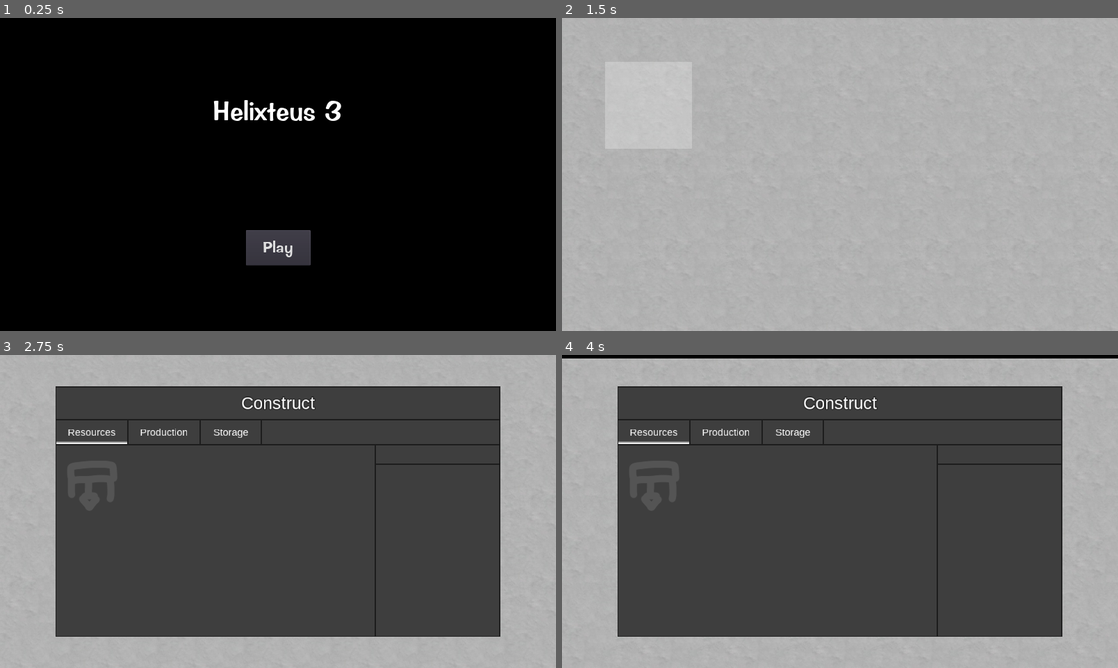
Above: before the commit, frames 1-4 (two rows, left to right).
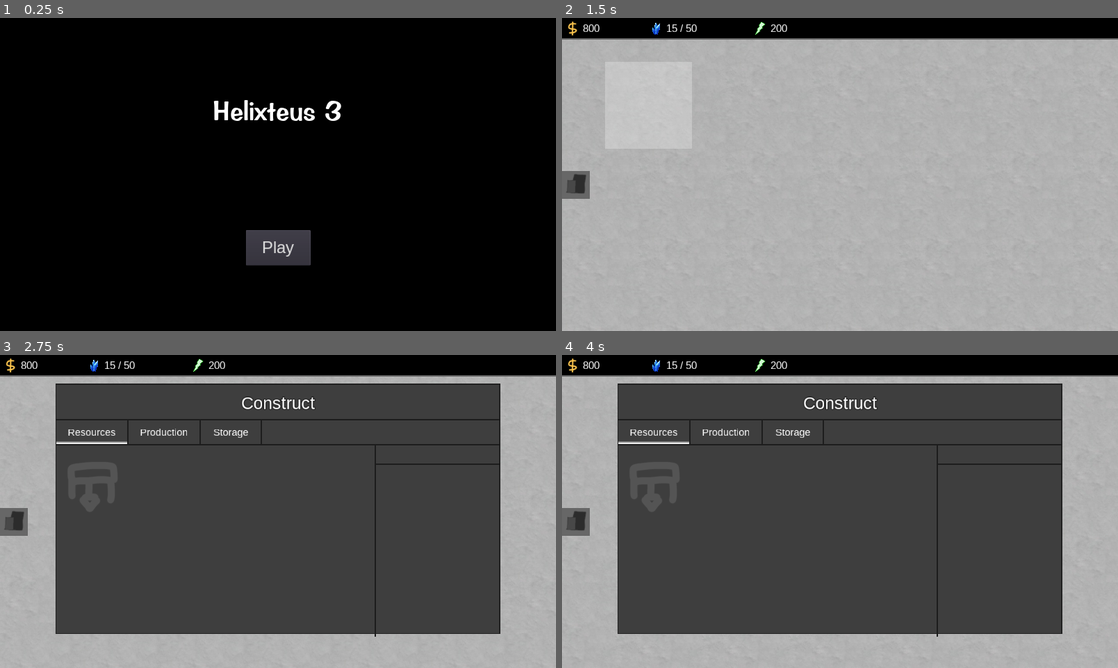
Above: after the commit, the same moments.

Repository: Apple0726/helixteus-3
Game: Godot game, scene res://Scenes/Game.tscn
Two runs of this game, one before a commit and one after it. Both use one fixed random seed, a clock stepped at 60 frames per second and the inputs below.
Inputs (mouse positions are in pixels of both pictures, inside the frame that each line leads up to):
- Up to frame 1 (0.25 s): no input
- Up to frame 2 (1.5 s): click "Play" at 0.5 s; click (650, 105) at 1.27 s
- Up to frame 3 (2.75 s): tap Enter at 2 s; move the mouse to (400, 495) at 2.02 s; press the mouse at (400, 495) at 2.03 s; hold D (ui_right) from 2.03 s (still down); tap C (construct) at 2.1 s
- Up to frame 4 (4 s): release D (ui_right) at 2.75 s; release the mouse at (962, 495) at 2.75 s; tap Space at 2.75 s; drag from (728, 527) to (812, 574) at 2.77 s; tap Enter at 3.5 s; move the mouse to (895, 442) at 3.52 s; hold D (ui_right) from 3.53 s (still down); right-click (895, 442) at 3.6 s; click (895, 442) at 3.67 s; tap C (construct) at 3.8 s

The runs differ from the first frame. In frame 1, 0.1% of the frame differs, in the area x 47-53%, y 71-77%; in frame 2, 7.3%; in frame 3, 9.2%, in the area x 0-100%, y 0-90%; in frame 4, 8.1%.

Commit message:
Construction code

Diff:
--- a/Scenes/ConstructPanel.tscn
+++ b/Scenes/ConstructPanel.tscn
@@ -90,10 +90,12 @@
 anims/FadeIn = SubResource( 3 )
 
 [node name="Background" type="Panel" parent="."]
-margin_right = 1280.0
-margin_bottom = 720.0
+margin_top = -8.0
+margin_right = 1280.0
+margin_bottom = 712.0
 custom_styles/panel = SubResource( 4 )
 __meta__ = {
+"_edit_lock_": true,
 "_edit_use_anchors_": false
 }
 
@@ -268,13 +270,15 @@
 margin_bottom = 40.0
 
 [node name="Sprite" parent="ResourcesBuildings/MineralExtractor" instance=ExtResource( 4 )]
+position = Vector2( 104, 272 )
 
 [node name="MEButton" parent="ResourcesBuildings/MineralExtractor" instance=ExtResource( 2 )]
-margin_left = 102.751
-margin_top = 268.564
-margin_right = 102.751
-margin_bottom = 268.564
-rect_scale = Vector2( 5, 5 )
+margin_left = 104.0
+margin_top = 272.0
+margin_right = 104.0
+margin_bottom = 272.0
+rect_scale = Vector2( 5.05, 5 )
+double_click_enabled = true
 strength = 0.05
 fade_duration = 0.05
 
@@ -387,6 +391,7 @@
 [node name="Energy" type="Sprite" parent="BuildingInformation"]
 visible = false
 position = Vector2( 957.247, 332.197 )
+scale = Vector2( 0.125, 0.125 )
 texture = ExtResource( 5 )
 
 [node name="Time" type="Sprite" parent="BuildingInformation"]
@@ -404,3 +409,4 @@
 [connection signal="button_pressed" from="Buttons/ProductionButton" to="." method="_on_ProductionButton_button_pressed"]
 [connection signal="button_pressed" from="Buttons/StorageButton" to="." method="_on_StorageButton_button_pressed"]
 [connection signal="button_pressed" from="ResourcesBuildings/MineralExtractor/MEButton" to="." method="_on_MEButton_button_pressed"]
+[connection signal="double_click" from="ResourcesBuildings/MineralExtractor/MEButton" to="." method="_on_MEButton_double_click"]
--- /dev/null
+++ b/Scenes/HUD.tscn
@@ -0,0 +1,80 @@
+[gd_scene load_steps=8 format=2]
+
+[ext_resource path="res://Arimo-Regular.ttf" type="DynamicFontData" id=1]
+[ext_resource path="res://Icons/Money.png" type="Texture" id=2]
+[ext_resource path="res://Icons/Energy.png" type="Texture" id=3]
+[ext_resource path="res://Icons/Minerals.png" type="Texture" id=4]
+
+[sub_resource type="DynamicFont" id=1]
+size = 25
+use_filter = true
+font_data = ExtResource( 1 )
+
+[sub_resource type="Theme" id=2]
+default_font = SubResource( 1 )
+
+[sub_resource type="StyleBoxFlat" id=3]
+bg_color = Color( 0, 0, 0, 1 )
+border_width_bottom = 3
+border_color = Color( 0.384314, 0.384314, 0.384314, 1 )
+
+[node name="HUD" type="Control"]
+anchor_right = 1.0
+anchor_bottom = 1.0
+__meta__ = {
+"_edit_lock_": true,
+"_edit_use_anchors_": false
+}
+
+[node name="ColorRect" type="Panel" parent="."]
+margin_right = 1280.0
+margin_bottom = 50.0
+theme = SubResource( 2 )
+custom_styles/panel = SubResource( 3 )
+__meta__ = {
+"_edit_use_anchors_": false
+}
+
+[node name="Minerals" type="Sprite" parent="ColorRect"]
+position = Vector2( 216, 24 )
+scale = Vector2( 0.125, 0.125 )
+texture = ExtResource( 4 )
+
+[node name="Money" type="Sprite" parent="ColorRect"]
+position = Vector2( 24, 24 )
+texture = ExtResource( 2 )
+
+[node name="Energy" type="Sprite" parent="ColorRect"]
+position = Vector2( 456, 24 )
+scale = Vector2( 0.125, 0.125 )
+texture = ExtResource( 3 )
+
+[node name="MoneyText" type="Label" parent="ColorRect"]
+margin_left = 48.0
+margin_right = 136.0
+margin_bottom = 48.0
+text = "100"
+valign = 1
+__meta__ = {
+"_edit_use_anchors_": false
+}
+
+[node name="MineralsText" type="Label" parent="ColorRect"]
+margin_left = 240.0
+margin_right = 328.0
+margin_bottom = 48.0
+text = "100/100"
+valign = 1
+__meta__ = {
+"_edit_use_anchors_": false
+}
+
+[node name="EnergyText" type="Label" parent="ColorRect"]
+margin_left = 480.0
+margin_right = 568.0
+margin_bottom = 48.0
+text = "100"
+valign = 1
+__meta__ = {
+"_edit_use_anchors_": false
+}
--- a/Scenes/MineralExtractor.tscn
+++ b/Scenes/MineralExtractor.tscn
@@ -3,5 +3,4 @@
 [ext_resource path="res://Buildings/Mineral extractor.png" type="Texture" id=1]
 
 [node name="Sprite" type="Sprite"]
-position = Vector2( 102.751, 268.564 )
 texture = ExtResource( 1 )
--- /dev/null
+++ b/Scenes/PlanetHUD.tscn
@@ -0,0 +1,62 @@
+[gd_scene load_steps=9 format=2]
+
+[ext_resource path="res://Icons/BuildButton.png" type="Texture" id=1]
+[ext_resource path="res://Scripts/PlanetHUD.gd" type="Script" id=2]
+[ext_resource path="res://Arimo-Regular.ttf" type="DynamicFontData" id=3]
+
+[sub_resource type="DynamicFont" id=1]
+size = 21
+use_filter = true
+font_data = ExtResource( 3 )
+
+[sub_resource type="Theme" id=2]
+default_font = SubResource( 1 )
+
+[sub_resource type="InputEventAction" id=3]
+action = "construct"
+
+[sub_resource type="ShortCut" id=4]
+shortcut = SubResource( 3 )
+
+[sub_resource type="StyleBoxFlat" id=5]
+bg_color = Color( 0, 0, 0, 1 )
+border_width_left = 3
+border_width_top = 3
+border_width_right = 3
+border_color = Color( 0.384314, 0.384314, 0.384314, 1 )
+
+[node name="PlanetHUD" type="Control"]
+anchor_right = 1.0
+anchor_bottom = 1.0
+theme = SubResource( 2 )
+script = ExtResource( 2 )
+__meta__ = {
+"_edit_use_anchors_": false
+}
+
+[node name="TextureButton" type="TextureButton" parent="."]
+margin_top = 352.0
+margin_right = 40.0
+margin_bottom = 392.0
+hint_tooltip = "Construct (C)"
+shortcut_in_tooltip = false
+shortcut = SubResource( 4 )
+texture_normal = ExtResource( 1 )
+__meta__ = {
+"_edit_use_anchors_": false
+}
+
+[node name="MoreInfo" type="Label" parent="."]
+visible = false
+margin_left = 256.0
+margin_top = 688.0
+margin_right = 1024.0
+margin_bottom = 720.0
+custom_styles/normal = SubResource( 5 )
+text = "Press Esc to finish constructing"
+align = 1
+valign = 1
+__meta__ = {
+"_edit_use_anchors_": false
+}
+[connection signal="pressed" from="TextureButton" to="." method="_on_TextureButton_pressed"]
--- a/Scenes/Tile.tscn
+++ b/Scenes/Tile.tscn
@@ -13,4 +13,6 @@
 [node name="Button" parent="." instance=ExtResource( 3 )]
 rect_scale = Vector2( 5, 5 )
 strength = 0.25
-fade_duration = 0.1
+[connection signal="button_out" from="Button" to="." method="_on_Button_button_out"]
+[connection signal="button_over" from="Button" to="." method="_on_Button_button_over"]
+[connection signal="button_pressed" from="Button" to="." method="_on_Button_button_pressed"]
--- a/Scenes/Title.tscn
+++ b/Scenes/Title.tscn
@@ -1,11 +1,13 @@
-[gd_scene load_steps=5 format=2]
+[gd_scene load_steps=6 format=2]
 
 [ext_resource path="res://Impress.ttf" type="DynamicFontData" id=1]
 [ext_resource path="res://Scripts/Title.gd" type="Script" id=2]
+[ext_resource path="res://Arimo-Regular.ttf" type="DynamicFontData" id=3]
 
 [sub_resource type="DynamicFont" id=1]
 size = 39
-font_data = ExtResource( 1 )
+use_filter = true
+font_data = ExtResource( 3 )
 
 [sub_resource type="DynamicFont" id=2]
 size = 63
--- a/Scripts/Button.gd
+++ b/Scripts/Button.gd
@@ -1,6 +1,11 @@
 extends Control
 
 signal button_pressed
+signal double_click
+signal button_over
+signal button_out
+var is_button_over = false
+export var double_click_enabled = false
 export var strength = 0.1
 export var fade_duration = 0.1
 
@@ -25,11 +30,20 @@
 	fade_in.length = fade_duration
 	$AnimationPlayer.add_animation("FadeIn", fade_in)
 
+func _input(event):
+	if event is InputEventMouseButton:
+		if double_click_enabled and is_button_over and event.doubleclick:
+			emit_signal("double_click")
+
 func _on_TextureButton_mouse_entered():
+	is_button_over = true
+	emit_signal("button_over")
 	$AnimationPlayer.play("FadeIn")
 
 
 func _on_TextureButton_mouse_exited():
+	is_button_over = false
+	emit_signal("button_out")
 	$AnimationPlayer.play_backwards("FadeIn")
 
 
--- a/Scripts/ConstructPanel.gd
+++ b/Scripts/ConstructPanel.gd
@@ -1,13 +1,15 @@
 extends Control
-signal panel_ready
+
+signal construct_building_signal
 
 var mouse_in_panel = true
 var tab = "Resources"
 
 func _input(event):
-	#If panel is right clicked, remove panel
-	if mouse_in_panel and event is InputEventMouseButton and event.is_action_released("right_click"):
-		remove_panel()
+	if event is InputEventMouseButton:
+		#If panel is right clicked, remove panel
+		if mouse_in_panel and event.is_action_released("right_click"):
+			remove_panel()
 
 func remove_panel():
 	#Only remove if the panel is actually there
@@ -63,6 +65,8 @@
 	$BuildingInformation/MoneyText.text = "100"
 	$BuildingInformation/EnergyText.text = "50"
 	$BuildingInformation/TimeText.text = "0:20"
+	if not is_connected("construct_building_signal", self.get_parent(), "construct_building"):
+		connect("construct_building_signal", self.get_parent(), "construct_building", ["ME"])
 	toggle_icons(true)
 
 #Make money/energy/etc. icons (in)visible
@@ -70,3 +74,8 @@
 	$BuildingInformation/Energy.visible = vis
 	$BuildingInformation/Time.visible = vis
 	$BuildingInformation/Money.visible = vis
+
+
+func _on_MEButton_double_click():
+	remove_panel()
+	emit_signal("construct_building_signal")
--- a/Scripts/Game.gd
+++ b/Scripts/Game.gd
@@ -1,31 +1,68 @@
 extends Node2D
 
-onready var planet_tiles_scene = preload("res://Scenes/Planet.tscn")
+onready var planet_scene = preload("res://Scenes/Planet.tscn")
 onready var construct_panel_scene = preload("res://Scenes/ConstructPanel.tscn")
+onready var HUD_scene = preload("res://Scenes/HUD.tscn")
+onready var planet_HUD_scene = preload("res://Scenes/PlanetHUD.tscn")
 onready var construct_panel:Control = construct_panel_scene.instance()
+var planet
+var HUD
+var planet_HUD
+var money = 800
+var minerals = 15
+var minerals_capacity = 50
+var energy = 200
 
 func _ready():
 	construct_panel.name = "construct_panel"
 	construct_panel.rect_scale = Vector2(0.8, 0.8)
 
+#Executed once a building has been double clicked in the construction panel
+func construct_building(bldg_type):
+	var more_info:Label = $planet_HUD/MoreInfo
+	var font = planet_HUD.get_font("font")
+	font.get_string_size(more_info.text)
+	more_info.rect_size.x = font.get_string_size(more_info.text).x + 15
+	more_info.rect_position.x = (1280 - more_info.rect_size.x) / 2.0
+	more_info.visible = true
+	set_constructing(bldg_type)
+
+func set_constructing(bldg_type):
+	for tile in planet.tiles:
+		tile.constructing = bldg_type
 
 func _load_game():
 	#Loads planet scene
 	self.remove_child($Title)
-	var planet_tiles = planet_tiles_scene.instance()
-	self.add_child(planet_tiles)
+	planet = planet_scene.instance()
+	HUD = HUD_scene.instance()
+	planet_HUD = planet_HUD_scene.instance()
+	self.add_child(planet)
+	self.add_child(HUD)
+	self.add_child(planet_HUD)
+	planet_HUD.name = "planet_HUD"
+	$HUD/ColorRect/MoneyText.text = String(money)
+	$HUD/ColorRect/MineralsText.text = String(minerals) + " / " + String(minerals_capacity)
+	$HUD/ColorRect/EnergyText.text = String(energy)
 	self.add_child(construct_panel)
 	construct_panel.visible = false
 
 func _input(event):
 	#Open construction panel when C is pressed
-	if Input.is_action_just_released("construct"):
-		if not get_node("construct_panel").visible:
-			add_construct_panel()
-		else:
-			remove_construct_panel()
+#	if Input.is_action_just_released("construct"):
+#		if not get_node("construct_panel").visible:
+#			add_construct_panel()
+#		else:
+#			remove_construct_panel()
+
+	#Press F11 to toggle fullscreen
 	if Input.is_action_just_released("fullscreen"):
 		OS.window_fullscreen = not OS.window_fullscreen
+
+	#Press esc to cancel building
+	if Input.is_action_just_released("cancel"):
+		set_constructing("")
+		$planet_HUD/MoreInfo.visible = false
 
 func add_construct_panel():
 	construct_panel.visible = true
--- a/Scripts/Planet.gd
+++ b/Scripts/Planet.gd
@@ -1,6 +1,6 @@
 extends KinematicBody2D
-onready var tile = preload("res://Scenes/Tile.tscn")
-
+onready var tile_scene = preload("res://Scenes/Tile.tscn")
+var tiles:Array = []
 
 #Variables for smoothly moving the tiles
 var acceleration = 90
@@ -14,10 +14,11 @@
 	var wid = 20
 	#Tile generation
 	for i in range(0, pow(wid, 2)):
-		var tileMC = tile.instance()
-		tileMC.position = Vector2((i % wid) * 200, floor(i / wid) * 200)
-		self.add_child(tileMC)
-		tileMC.tile_ID = i
+		var tile = tile_scene.instance()
+		tile.position = Vector2((i % wid) * 200, floor(i / wid) * 200)
+		self.add_child(tile)
+		tile.tile_ID = i
+		tiles.append(tile)
 
 
 #Variables for zooming smoothly
@@ -50,9 +51,13 @@
 		zooming = ""
 		progress = 0
 
-#Executed once the receives any kind of input
+#Dragging variables
+var dragged = false
+var drag_position = Vector2.ZERO
 var drag_initial_position = Vector2.ZERO
 var drag_delta = Vector2.ZERO
+
+#Executed once the receives any kind of input
 func _input(event):
 	#if the input is from the mouse
 	if event is InputEventMouse:
@@ -64,11 +69,13 @@
 			progress = 0
 		if Input.is_action_just_pressed("left_click"):
 			drag_initial_position = event.position
-			print("mouse")
+			drag_position = event.position
 		if Input.is_action_pressed("left_click"):
-			drag_delta = event.position - drag_initial_position
+			drag_delta = event.position - drag_position
+			if (event.position - drag_initial_position).length() > 2:
+				dragged = true
 			move_and_collide(drag_delta)
-			drag_initial_position = event.position
+			drag_position = event.position
 		mouse_position = event.position
 
 #Zooming code
--- /dev/null
+++ b/Scripts/PlanetHUD.gd
@@ -0,0 +1,23 @@
+extends Control
+
+
+# Declare member variables here. Examples:
+# var a = 2
+# var b = "text"
+
+
+# Called when the node enters the scene tree for the first time.
+func _ready():
+	pass # Replace with function body.
+
+
+# Called every frame. 'delta' is the elapsed time since the previous frame.
+#func _process(delta):
+#	pass
+
+
+func _on_TextureButton_pressed():
+	if not get_node("../construct_panel").visible:
+		self.get_parent().add_construct_panel()
+	else:
+		self.get_parent().remove_construct_panel()
--- a/Scripts/Tile.gd
+++ b/Scripts/Tile.gd
@@ -1,5 +1,41 @@
 extends Node2D
 
-var tile_ID
-func _ready():
-	pass # Replace with function body.
+var tile_ID:int
+var constructing:String = ""
+var bldg
+var bldg_to_construct
+
+func _on_Button_button_over():
+	if not bldg_to_construct:
+		match constructing:
+			"ME":
+				var ME_scene = preload("res://Scenes/MineralExtractor.tscn")
+				bldg_to_construct = ME_scene.instance()
+				self.add_child(bldg_to_construct)
+				bldg_to_construct.modulate.a = 0.5
+
+
+func _on_Button_button_out():
+	if bldg_to_construct and bldg_to_construct.get_parent():
+		self.remove_child(bldg_to_construct)
+		bldg_to_construct = null
+
+func _input(event):
+	if Input.is_action_just_released("cancel"):
+		_on_Button_button_out()
+
+
+func _on_Button_button_pressed():
+	if constructing != "" and not self.get_parent().dragged:
+		bldg = constructing
+		constructing = ""
+		_on_Button_button_out()
+		displayBldg()
+	self.get_parent().dragged = false
+
+func displayBldg():
+	match bldg:
+		"ME":
+			var ME_scene = preload("res://Scenes/MineralExtractor.tscn")
+			bldg = ME_scene.instance()
+			self.add_child(bldg)
--- a/project.godot
+++ b/project.godot
@@ -17,15 +17,21 @@
 
 config/name="Helixteus 3"
 run/main_scene="res://Scenes/Game.tscn"
-config/icon="res://icon.png"
+boot_splash/image="res://Splash screen.png"
+config/icon="res://Icons/HX3_mc.png"
 
 [display]
 
 window/size/width=1280
 window/size/height=720
 mouse_cursor/custom_image="res://Cursor.png"
+mouse_cursor/tooltip_position_offset=Vector2( 5, 5 )
 window/stretch/mode="2d"
 window/stretch/aspect="keep"
+
+[gui]
+
+timers/tooltip_delay_sec=0.0
 
 [input]
 
@@ -83,6 +89,11 @@
 "events": [ Object(InputEventMouseButton,"resource_local_to_scene":false,"resource_name":"","device":0,"alt":false,"shi …(212 unchanged characters)…
  ]
 }
+cancel={
+"deadzone": 0.5,
+"events": [ Object(InputEventKey,"resource_local_to_scene":false,"resource_name":"","device":0,"alt":false,"shift":false,"control":false,"meta":false,"command":false,"pressed":false,"scancode":16777217,"unicode":0,"echo":false,"script":null)
+ ]
+}
 
 [rendering]
 
Binary file added: Icons/BuildButton.png
Not shown, added: Icons/BuildButton.png.import
Binary file changed: Icons/Energy.png
Binary file added: Icons/HX3_mc.png
Not shown, added: Icons/HX3_mc.png.import
Binary file added: Icons/Minerals.png
Not shown, added: Icons/Minerals.png.import
Binary file added: Splash screen.png
Not shown, added: Splash screen.png.import
